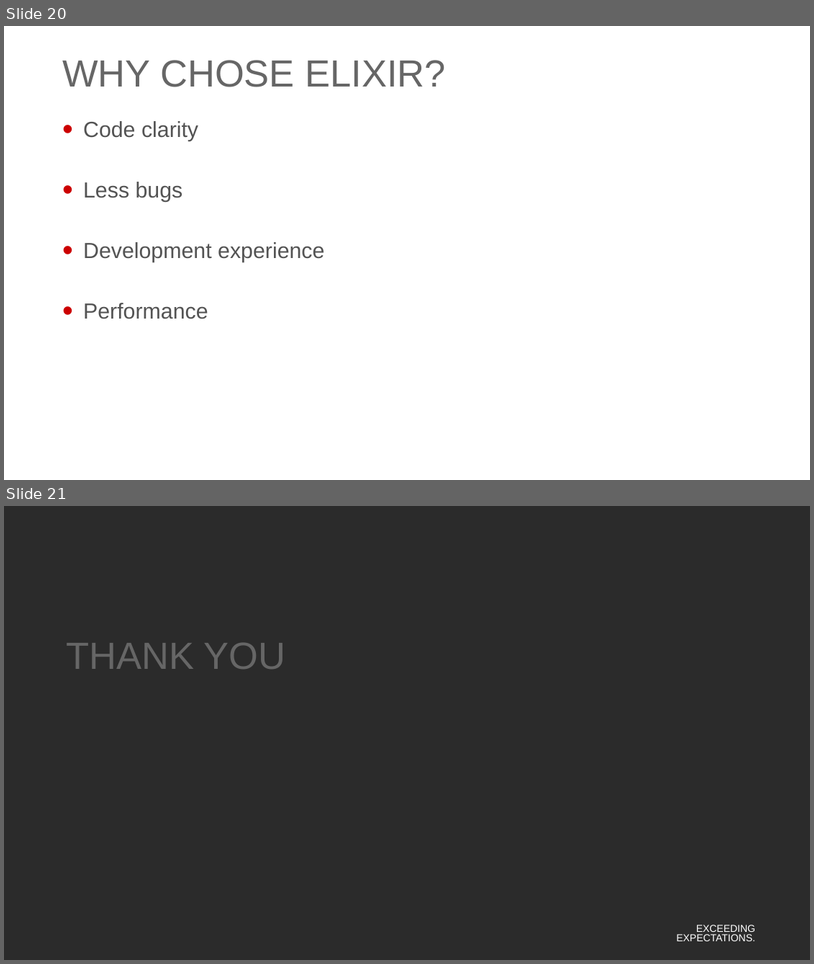
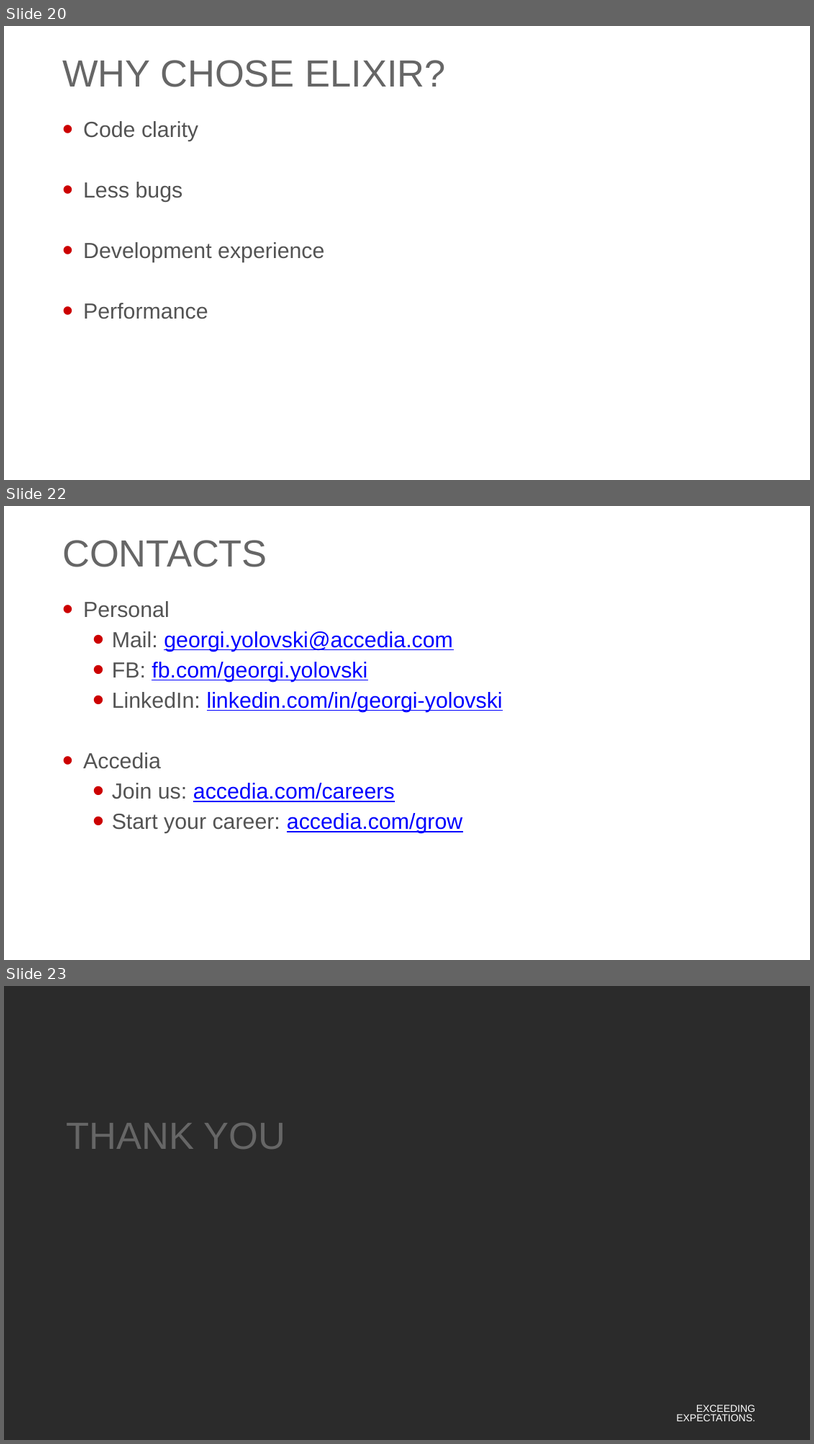
Before and after one commit to georgiyolovski/elixir-tech-talk, a slide deck: Elixir.pptx. Shown one above the other, each under a label of ours: slides 20 and 21 before the commit, slides 20, 22 and 23 after it; the slides between them are not shown. The pictures are 814x964 and 814x1444 pixels, drawn with LibreOffice and Linux fonts; fonts in the diff are those of the drawing; background and template pictures are left out; a plain dark background stands for a picture behind light text. Boxes give left, top, right and bottom in pixels: in the first picture for what was removed or moved away, otherwise in the second. Text is boxed around its words. In the diff, an @@ line names an element or a change of style, - is before the commit and + after.

Commit message:
Added contacts slide

```diff
--- a/Elixir.pptx
+++ b/Elixir.pptx
@@ slide 22 added at bbox=[4, 506, 810, 960], background #FFFFFF; not listed: 1 template element that a slide beside it also shows @@
@@ title added at bbox=[62, 540, 268, 567], 45 pt, text #666666 @@
+CONTACTS
@@ text added at bbox=[83, 601, 503, 833], 26 pt, text #0000FF, underline @@
+• Personal
+  • Mail: georgi.yolovski@accedia.com
+  • FB: fb.com/georgi.yolovski
+  • LinkedIn: linkedin.com/in/georgi-yolovski
+• Accedia
+  • Join us: accedia.com/careers
+  • Start your career: accedia.com/grow
@@ what was slide 21 is now slide 23 @@
```
Also in this commit, not shown: 1 other slide added.
